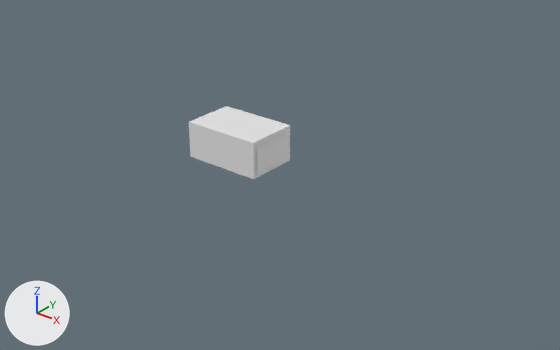
The FBX model TwoWeeks/Assets/Levels/Street/Import/Street.fbx as it was, and as the next commit left it.
One viewpoint serves both versions: a 50 mm lens placed at (34.0, -11.7, 23.3), pointed at (4.8, 24.9, 0.6). Lighting does not change. The marker at lower left points along +X, +Y and +Z. The first picture is the older version. Where no turn or scale is listed for an object, it has been applied to the vertices.

In view in the first picture: 'Garage'.
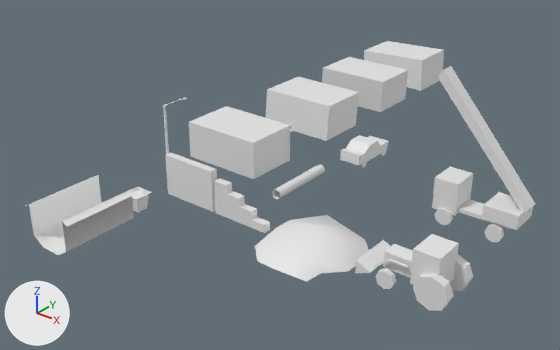
The newer file is also turned or shifted as a whole; pictures and numbers use the older file's frame.

What differs and where, as boxes [x1, y1, x2, y2] in the pictures (560 x 350 px):
'Street_Crane', added
    after: [432, 66, 535, 242]
'Snowdrift', added
    after: [255, 215, 369, 282]
'Tractor', added
    after: [355, 234, 473, 311]
'Steet_Trench', added
    after: [26, 175, 136, 255]
'Garage_1', added
    after: [265, 77, 359, 141]
'Garage_2', added
    after: [322, 57, 408, 112]
'Garage_3', added
    after: [364, 41, 444, 91]
'Wall', added
    after: [165, 153, 217, 212]
'Wall_Angle', added
    after: [214, 178, 270, 233]
'Car', added
    after: [340, 135, 389, 167]
'Steet_Tube', added
    after: [272, 164, 325, 199]
'Trash can', added
    after: [132, 187, 151, 212]
'Street_Lamp', added
    after: [163, 97, 187, 154]

Diff of the bpy script that builds the scene:
```diff
--- a/TwoWeeks/Assets/Levels/Street/Import/Street.fbx.py
+++ b/TwoWeeks/Assets/Levels/Street/Import/Street.fbx.py
@@ me_wall @@
+me_wall.from_pydata([(0.0, -0.25, 0.0), (0.0, -0.25, 2.8), (0.0, 0.25, 0.0), (0.0, 0.25, 2.8), (4.0, -0.25, 0.0), (4.0, -0.25, 2.8), (4.0, 0.25, 0.0), (4.0, 0.25, 2.8)], [], [(0, 1, 3, 2), (2, 3, 7, 6), (6, 7, 5, 4), (4, 5, 1, 0), (7, 3, 1, 5)])
@@ ob_steet_trench @@
+ob_steet_trench = bpy.data.objects.new('Steet_Trench', me_steet_trench)  # 16 vertices, 7 faces; spans x -1.92..1.92, y -2.5..2.5, z 0.0..2.5
+ob_steet_trench.location = (0.0, 12.42, 0.0)
@@ ob_snowdrift @@
+ob_snowdrift = bpy.data.objects.new('Snowdrift', me_snowdrift)  # 26 vertices, 22 faces; spans x -3.04..2.8, y -3.29..2.59, z 0.0..1.6
+ob_snowdrift.location = (11.65, 19.75, 0.0)
@@ ob_garage_2 @@
+ob_garage_2 = bpy.data.objects.new('Garage_2', me_garage_2)  # 16 vertices, 9 faces; spans x -3.0..3.2, y -2.18..2.0, z 0.0..2.7
+ob_garage_2.location = (0.0, 42.39, 0.0)
@@ ob_street_crane @@
+ob_street_crane = bpy.data.objects.new('Street_Crane', me_street_crane)  # 104 vertices, 120 faces; spans x -3.18..3.25, y -1.18..1.18, z 0.0..9.42
+ob_street_crane.location = (17.63, 27.79, 0.0)
@@ ob_street_lamp @@
+ob_street_lamp = bpy.data.objects.new('Street_Lamp', me_street_lamp)  # 31 vertices, 27 faces; spans x -0.12..0.12, y -0.12..1.91, z 0.0..6.1
+ob_street_lamp.location = (-0.04, 19.4, 0.0)
@@ ob_garage_3 @@
+ob_garage_3 = bpy.data.objects.new('Garage_3', me_garage_3)  # 16 vertices, 9 faces; spans x -3.24..3.01, y -2.0..2.2, z 0.0..2.7
+ob_garage_3.location = (0.0, 49.13, 0.0)
@@ ob_trash_can @@
+ob_trash_can = bpy.data.objects.new('Trash can', me_trash_can)  # 20 vertices, 13 faces; spans x -0.646..0.646, y -0.646..0.646, z 0.0..1.097
+ob_trash_can.location = (0.0, 16.57, 0.0)
@@ ob_wall_angle @@
+ob_wall_angle = bpy.data.objects.new('Wall_Angle', me_wall_angle)  # 38 vertices, 32 faces; spans x 0.0..4.0, y -0.25..0.25, z 0.0..2.24
+ob_wall_angle.location = (4.23, 19.4, 0.0)
@@ ob_wall @@
+ob_wall = bpy.data.objects.new('Wall', me_wall)
+ob_wall.location = (0.0, 19.4, 0.0)
@@ ob_tractor @@
+ob_tractor = bpy.data.objects.new('Tractor', me_tractor)  # 118 vertices, 133 faces; spans x -3.08..2.39, y -1.38..1.38, z 0.0..2.9
+ob_tractor.location = (18.26, 19.75, 0.0)
@@ ob_garage_1 @@
+ob_garage_1 = bpy.data.objects.new('Garage_1', me_garage_1)  # 16 vertices, 9 faces; spans x -3.0..3.01, y -2.0..2.29, z 0.0..2.7
+ob_garage_1.location = (0.0, 34.73, 0.0)
@@ ob_steet_tube @@
+ob_steet_tube = bpy.data.objects.new('Steet_Tube', me_steet_tube)  # 16 vertices, 8 faces; spans x -0.35..0.35, y 0.0..5.0, z -0.35..0.35
+ob_steet_tube.location = (5.58, 23.5, 0.0)
@@ ob_car @@
+ob_car = bpy.data.objects.new('Car', me_car)  # 92 vertices, 86 faces; spans x -0.82..0.82, y -1.96..1.94, z 0.0..1.47
+ob_car.location = (7.0, 31.86, 0.0)
```
